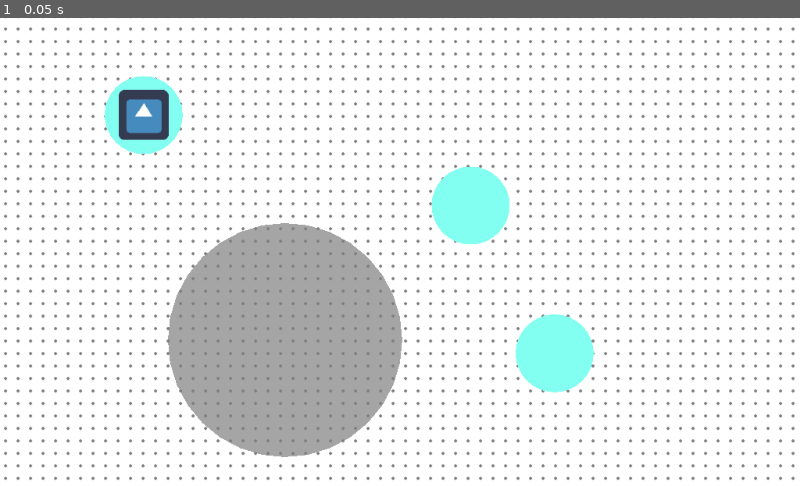
Above: before the commit, frame 1.
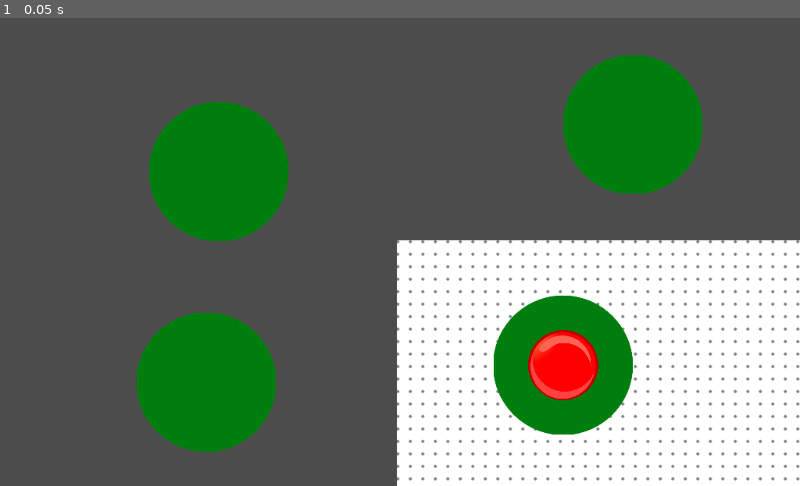
Above: after the commit, the same moment.

Repository: BaseCrusher/sdent_project
Game: Godot game, scene res://Levels/Level1.tscn
Two runs of this game, one before a commit and one after it. Both use one fixed random seed, a clock stepped at 60 frames per second and the inputs below. This scene is started directly instead of the project's main scene. The engine's default icon, where the game draws it, is replaced by a stand-in: a white triangle on a blue panel in a dark square.
Inputs:
- Up to frame 1 (0.05 s): no input

The runs differ from the first frame. In frame 1, 81% of the frame differs, in the area x 0-100%, y 0-100%.

Commit message:
improved jump plates

Diff:
--- a/GameObjects/Character/Character.tscn
+++ b/GameObjects/Character/Character.tscn
@@ -1,12 +1,18 @@
-[gd_scene load_steps=3 format=2]
+[gd_scene load_steps=4 format=2]
 
-[ext_resource path="res://GameObjects/Character/character.gd" type="Script" id=1]
-[ext_resource path="res://resources/images/icon.png" type="Texture" id=2]
+[ext_resource path="res://resources/images/character.png" type="Texture" id=3]
+[ext_resource path="res://GameObjects/Character/CharacterScript.gd" type="Script" id=4]
 
-[node name="Character" type="Node2D"]
+[sub_resource type="CircleShape2D" id=1]
+radius = 45.0822
 
-[node name="icon" type="Sprite" parent="."]
-position = Vector2( 413.262, 238.713 )
-z_index = 1
-texture = ExtResource( 2 )
-script = ExtResource( 1 )
+[node name="Character" type="KinematicBody2D"]
+input_pickable = true
+script = ExtResource( 4 )
+
+[node name="CharacterCollisionShape" type="CollisionShape2D" parent="."]
+shape = SubResource( 1 )
+
+[node name="CharacterSprite" type="Sprite" parent="."]
+scale = Vector2( 0.15, 0.15 )
+texture = ExtResource( 3 )
--- /dev/null
+++ b/GameObjects/Character/CharacterScript.gd
@@ -0,0 +1,76 @@
+extends KinematicBody2D
+class_name Character
+
+# Constants
+const DAMPING : float = 0.97
+const DIRECTION_VECTOR_MULTIPLIER : float = 1.0
+const MAX_SPEED : float = 7.0
+const MAX_PULL_LENGTH : float = 300.0
+const VECTOR_LENGTH_TO_SPEED : float = 20.0
+
+# Variables
+var is_selected : bool = false
+var start_pos : Vector2
+var move_direction : Vector2 = Vector2.ZERO
+var speed : float = 0.0
+var state : int = CharacterStates.ATTACHED_TO_PLATE
+# Offset between mouse and character center. Needed for better pull mechanic
+var grabbed_offset = Vector2()
+
+onready var level_global : Node = $"/root/LevelGlobal"
+
+
+func _ready():
+	start_pos = position
+
+
+func set_position(new_position : Vector2) -> void:
+	position = new_position
+	start_pos = position
+
+
+func _input(event):
+	if is_selected and event is InputEventMouseButton and event.button_index == BUTTON_LEFT and not event.pressed:
+		handle_releasing()
+
+
+func _input_event(_viewport, event, _shape_idx):
+	if state == CharacterStates.ATTACHED_TO_PLATE and event is InputEventMouseButton and event.button_index == BUTTON_LEFT and event.pressed:
+		handle_pulling()
+
+
+func _physics_process(delta):
+	if is_selected:
+		# Move character with mouse
+
+		# TODO: Check if offset needt to be added before or after set length.
+		var temp_position = get_global_mouse_position() - start_pos + grabbed_offset
+		if temp_position.length() >= MAX_PULL_LENGTH:
+			temp_position = temp_position.clamped(MAX_PULL_LENGTH)
+		position = start_pos + temp_position
+	else:
+		# Move character when mouse released
+		position = position + (move_direction * speed * delta)
+		speed *= DAMPING
+		if speed <=10e-5:
+			move_direction = Vector2.ZERO
+			speed = 0
+		start_pos = global_position
+		pass
+
+
+func handle_pulling():
+	is_selected = true
+	grabbed_offset = position - get_global_mouse_position()
+	pass
+
+
+func handle_releasing():
+	is_selected = false
+	state = CharacterStates.FLYING
+	var distance = position.distance_to(start_pos)
+	move_direction = position.direction_to(start_pos) * distance * DIRECTION_VECTOR_MULTIPLIER
+	speed = distance / VECTOR_LENGTH_TO_SPEED
+	if speed > MAX_SPEED:
+		speed = MAX_SPEED
+	pass
--- /dev/null
+++ b/GameObjects/Character/CharacterStates.gd
@@ -0,0 +1,4 @@
+class_name CharacterStates
+
+const ATTACHED_TO_PLATE = 0
+const FLYING = 1
--- a/GameObjects/Character/character.gd
+++ /dev/null
@@ -1,66 +0,0 @@
-extends Sprite
-
-enum CharacterState{
-	standing_on_plate,
-	flying
-}
-
-# Constants
-const DAMPING : float = 0.97
-const DIRECTION_VECTOR_MULTIPLIER : float = 1.0
-const MAX_SPEED : float = 7.0
-const VECTOR_LENGTH_TO_SPEED : float = 20.0
-
-# Variables
-var is_character_selected : bool = false
-# Start position of character before each jump
-var start_position : Vector2
-# Current speed depends on how much the player pulled the character
-var current_speed : float = 0.0
-# Normalized vector oposite to pulling direction muliplied by DIRECTION_VECTOR_MULTIPLIER
-var direction_vector : Vector2 = Vector2.ZERO
-
-var character_state = CharacterState.flying
-
-# Called when the node enters the scene tree for the first time.
-func _ready():
-	var start_plate = get_tree().get_root().find_node("StartPlate", true, false)
-	if start_plate != null:
-		global_position = start_plate.global_position
-	start_position = global_position
-	pass # Replace with function body.
-
-
-func _input(event):
-	if event is InputEventMouseButton and event.button_index == BUTTON_LEFT and get_rect().has_point(to_local(event.position)):
-		if event.pressed:
-			on_player_pressed()
-		if not event.pressed:
-			on_player_released()
-
-
-func _physics_process(delta):
-	if is_character_selected:
-		global_position = get_global_mouse_position()
-	else:
-		global_position = global_position + (direction_vector * current_speed * delta)
-		current_speed = current_speed * DAMPING
-		if current_speed <=10e-5:
-			direction_vector = Vector2.ZERO
-			current_speed = 0
-		start_position = global_position
-		pass
-
-
-func on_player_pressed():
-	is_character_selected = true
-	pass
-
-func on_player_released():
-	is_character_selected = false
-	var temp_direction_vector = -(get_global_mouse_position()-start_position)
-	direction_vector = temp_direction_vector * DIRECTION_VECTOR_MULTIPLIER
-	current_speed = temp_direction_vector.length() / VECTOR_LENGTH_TO_SPEED
-	if current_speed > MAX_SPEED:
-		current_speed = MAX_SPEED
-	pass
--- a/GameObjects/GravityFields/GarvityField/Position2D.gd
+++ b/GameObjects/GravityFields/GarvityField/Position2D.gd
@@ -5,7 +5,9 @@
 # var a = 2
 # var b = "text"
 
-onready var character = $"/root/LevelGlobal".get_character_node()
+#onready var character = $"/root/LevelGlobal".get_character_node()
+
+
 
 # Called when the node enters the scene tree for the first time.
 func _ready():
@@ -19,8 +21,8 @@
 #	pass
 
 func _physics_process(delta):
-	if (global_position - character.position).length() <= 150:
-		character.direction_vector += (global_position - character.position).normalized() * 10
-		character.current_speed += (global_position - character.position).length() / 100 / character.VECTOR_LENGTH_TO_SPEED
-		pass
+#	if (global_position - character.position).length() <= 150:
+#		character.direction_vector += (global_position - character.position).normalized() * 10
+#		character.current_speed += (global_position - character.position).length() / 100 / character.VECTOR_LENGTH_TO_SPEED
+#		pass
 	pass
--- /dev/null
+++ b/GameObjects/GravityFields/GravityField.tscn
@@ -0,0 +1,15 @@
+[gd_scene load_steps=3 format=2]
+
+[ext_resource path="res://resources/images/gravi_field_outer.png" type="Texture" id=1]
+[ext_resource path="res://resources/images/gravi_field_inner.png" type="Texture" id=2]
+
+[node name="GravityField" type="Node2D"]
+
+[node name="gravi_field_inner" type="Sprite" parent="."]
+scale = Vector2( 0.165942, 0.165942 )
+texture = ExtResource( 2 )
+
+[node name="gravi_field_outer" type="Sprite" parent="gravi_field_inner"]
+scale = Vector2( 3.54319, 3.54319 )
+z_index = -1
+texture = ExtResource( 1 )
--- a/GameObjects/JumpPlates/JumpPlate.gd
+++ b/GameObjects/JumpPlates/JumpPlate.gd
@@ -11,12 +11,12 @@
 	pass
 
 func _physics_process(delta):
-	if is_active and character.character_state == character.CharacterState.flying:
-		if character.global_position.distance_to(global_position) <= PLATE_RADIUS:
-			global.activate_all_jump_plates()
-			is_active = false
-			character.direction_vector = Vector2.ZERO
-			character.current_speed =  0.0
-			character.global_position = global_position
-		pass
+#	if is_active and character.character_state == character.CharacterState.flying:
+#		if character.global_position.distance_to(global_position) <= PLATE_RADIUS:
+#			global.activate_all_jump_plates()
+#			is_active = false
+#			character.direction_vector = Vector2.ZERO
+#			character.current_speed =  0.0
+#			character.global_position = global_position
+#		pass
 	pass
--- a/GameObjects/JumpPlates/JumpPlate.tscn
+++ b/GameObjects/JumpPlates/JumpPlate.tscn
@@ -1,17 +1,18 @@
 [gd_scene load_steps=4 format=2]
 
-[ext_resource path="res://GameObjects/JumpPlates/JumpPlate.gd" type="Script" id=1]
-[ext_resource path="res://GameObjects/JumpPlates/temp_script.gd" type="Script" id=2]
-[ext_resource path="res://resources/images/icon.png" type="Texture" id=3]
+[ext_resource path="res://GameObjects/JumpPlates/JumpPlateScript.gd" type="Script" id=1]
+[ext_resource path="res://resources/images/jump_plate.png" type="Texture" id=2]
 
-[node name="JumpPlate" type="Node2D"]
+[sub_resource type="CircleShape2D" id=1]
+radius = 303.37
 
-[node name="ScriptHolder" type="Position2D" parent="."]
+[node name="JumpPlate" type="Sprite"]
+scale = Vector2( 0.296252, 0.296252 )
+texture = ExtResource( 2 )
 script = ExtResource( 1 )
 
-[node name="Position2D" type="Position2D" parent="."]
-script = ExtResource( 2 )
+[node name="Area2D" type="Area2D" parent="."]
 
-[node name="icon" type="Sprite" parent="Position2D"]
-z_index = -1
-texture = ExtResource( 3 )
+[node name="CollisionShape2D" type="CollisionShape2D" parent="Area2D"]
+shape = SubResource( 1 )
+[connection signal="body_entered" from="Area2D" to="." method="character_entered"]
--- /dev/null
+++ b/GameObjects/JumpPlates/JumpPlateScript.gd
@@ -0,0 +1,26 @@
+extends Node2D
+class_name JumpPlate
+
+export(bool) var is_start_plate
+
+onready var level_global : Node = $"/root/LevelGlobal"
+onready var character : Node2D = level_global.get_character_node()
+
+var is_active : bool = true
+
+func _ready():
+	level_global.JUMP_PLATES.append(self)
+	if is_start_plate:
+		level_global.start_node = self
+		character.set_position(position)
+
+
+func character_entered(body : Node):
+	if is_active and body is Character:
+		level_global.activate_all_jump_plates()
+		is_active = false
+		character.speed = 0.0
+		character.move_direction = Vector2.ZERO
+		character.state = CharacterStates.ATTACHED_TO_PLATE
+		character.position = position
+	pass # Replace with function body.
--- /dev/null
+++ b/Global.gd
@@ -0,0 +1 @@
+extends Node
--- a/Levels/AbstractLevel.tscn
+++ b/Levels/AbstractLevel.tscn
@@ -1,8 +1,11 @@
-[gd_scene load_steps=2 format=2]
+[gd_scene load_steps=3 format=2]
 
 [ext_resource path="res://resources/images/bg_tile.png" type="Texture" id=1]
+[ext_resource path="res://UI/LevelUI/LevelUI.tscn" type="PackedScene" id=2]
 
 [node name="AbstractLevel" type="Node2D"]
+
+[node name="LevelUI" parent="." instance=ExtResource( 2 )]
 
 [node name="bg_tile" type="Sprite" parent="."]
 position = Vector2( 1255.54, 709.467 )
--- a/Levels/Level1.tscn
+++ b/Levels/Level1.tscn
@@ -1,9 +1,7 @@
-[gd_scene load_steps=5 format=2]
+[gd_scene load_steps=3 format=2]
 
 [ext_resource path="res://Levels/AbstractLevel.tscn" type="PackedScene" id=1]
 [ext_resource path="res://GameObjects/JumpPlates/JumpPlate.tscn" type="PackedScene" id=2]
-[ext_resource path="res://GameObjects/GravityFields/GarvityField/blackhole.tscn" type="PackedScene" id=3]
-[ext_resource path="res://GameObjects/JumpPlates/StartPlate.tscn" type="PackedScene" id=4]
 
 [node name="Level1" type="Node"]
 
@@ -11,14 +9,15 @@
 position = Vector2( -22.1228, -20.6399 )
 z_index = -1
 
-[node name="StartPlate" parent="." instance=ExtResource( 4 )]
-position = Vector2( 183.848, 124.451 )
-
 [node name="JumpPlate" parent="." instance=ExtResource( 2 )]
-position = Vector2( 602.455, 240.416 )
-
-[node name="blackhole" parent="." instance=ExtResource( 3 )]
-position = Vector2( 364.867, 412.95 )
+position = Vector2( 186.676, 124.451 )
+is_start_plate = true
 
 [node name="JumpPlate2" parent="." instance=ExtResource( 2 )]
-position = Vector2( 709.936, 429.921 )
+position = Vector2( -253.984, -123.817 )
+
+[node name="JumpPlate3" parent="." instance=ExtResource( 2 )]
+position = Vector2( -269.858, 146.041 )
+
+[node name="JumpPlate4" parent="." instance=ExtResource( 2 )]
+position = Vector2( 276.208, -184.139 )
--- a/Levels/level_global.gd
+++ b/Levels/LevelGlobal.gd
@@ -1,21 +1,24 @@
 extends Node
 
-var character : Node2D
 const JUMP_PLATES = []
+var start_node : Node2D = null
+var character : KinematicBody2D
+
+func get_character_node() -> KinematicBody2D:
+	if character == null:
+		var scene = preload("res://GameObjects/Character/Character.tscn").instance()
+		add_child(scene)
+		character = scene as KinematicBody2D
+		character.z_index = 10
+	return character
+
+
+
+
 
 func _ready():
 	pass
 
-func get_character_node() -> Node2D:
-	if character == null:
-		var scene = preload("res://GameObjects/Character/Character.tscn").instance()
-		add_child(scene)
-		character = scene.get_node("icon")
-	return character
-
-func add_to_jump_plates(plate):
-	JUMP_PLATES.append(plate)
-
 func activate_all_jump_plates():
 	for plate in JUMP_PLATES:
 		plate.is_active = true
--- /dev/null
+++ b/UI/LevelUI/LevelCamera.gd
@@ -0,0 +1,29 @@
+extends Camera2D
+
+
+# Declare member variables here. Examples:
+# var a = 2
+# var b = "text"
+
+onready var global = $"/root/LevelGlobal"
+#onready var character = global.get_character_node()
+
+var pressed = false
+
+# Called when the node enters the scene tree for the first time.
+func _ready():
+	pass # Replace with function body.
+
+func _input(event):
+
+	if event is InputEventMouseButton and event.button_index == BUTTON_LEFT:
+#		print(event.position)
+#		if not character.get_rect().has_point(to_global(event.position)):
+#			if event.pressed:
+#				pressed = true
+#			if not event.pressed:
+#				pressed = false
+
+#	if pressed and event is InputEventMouseMotion:
+#		global_position -= event.relative
+		pass
--- /dev/null
+++ b/UI/LevelUI/LevelUI.tscn
@@ -0,0 +1,14 @@
+[gd_scene load_steps=2 format=2]
+
+[ext_resource path="res://UI/LevelUI/LevelCamera.gd" type="Script" id=2]
+
+[node name="LevelUI" type="Control"]
+anchor_right = 1.0
+anchor_bottom = 1.0
+__meta__ = {
+"_edit_use_anchors_": false
+}
+
+[node name="LevelCamera" type="Camera2D" parent="."]
+current = true
+script = ExtResource( 2 )
--- a/project.godot
+++ b/project.godot
@@ -8,9 +8,26 @@
 
 config_version=4
 
-_global_script_classes=[  ]
+_global_script_classes=[ {
+"base": "KinematicBody2D",
+"class": "Character",
+"language": "GDScript",
+"path": "res://GameObjects/Character/CharacterScript.gd"
+}, {
+"base": "Reference",
+"class": "CharacterStates",
+"language": "GDScript",
+"path": "res://GameObjects/Character/CharacterStates.gd"
+}, {
+"base": "Node2D",
+"class": "JumpPlate",
+"language": "GDScript",
+"path": "res://GameObjects/JumpPlates/JumpPlateScript.gd"
+} ]
 _global_script_class_icons={
-
+"Character": "",
+"CharacterStates": "",
+"JumpPlate": ""
 }
 
 [application]
@@ -21,7 +38,8 @@
 
 [autoload]
 
-LevelGlobal="*res://Levels/level_global.gd"
+Global="*res://Global.gd"
+LevelGlobal="*res://Levels/LevelGlobal.gd"
 
 [rendering]
 
Binary file added: resources/images/character.png
Not shown, added: resources/images/character.png.import
Binary file added: resources/images/gravi_field_inner.png
Not shown, added: resources/images/gravi_field_inner.png.import
Binary file added: resources/images/gravi_field_outer.png
Not shown, added: resources/images/gravi_field_outer.png.import
Binary file added: resources/images/jump_plate.png
Not shown, added: resources/images/jump_plate.png.import
